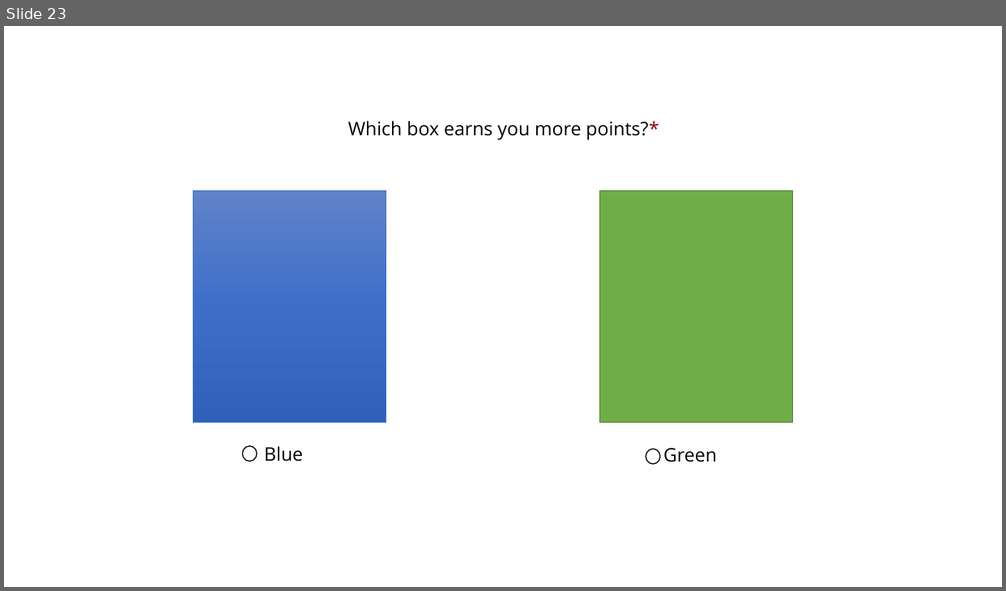
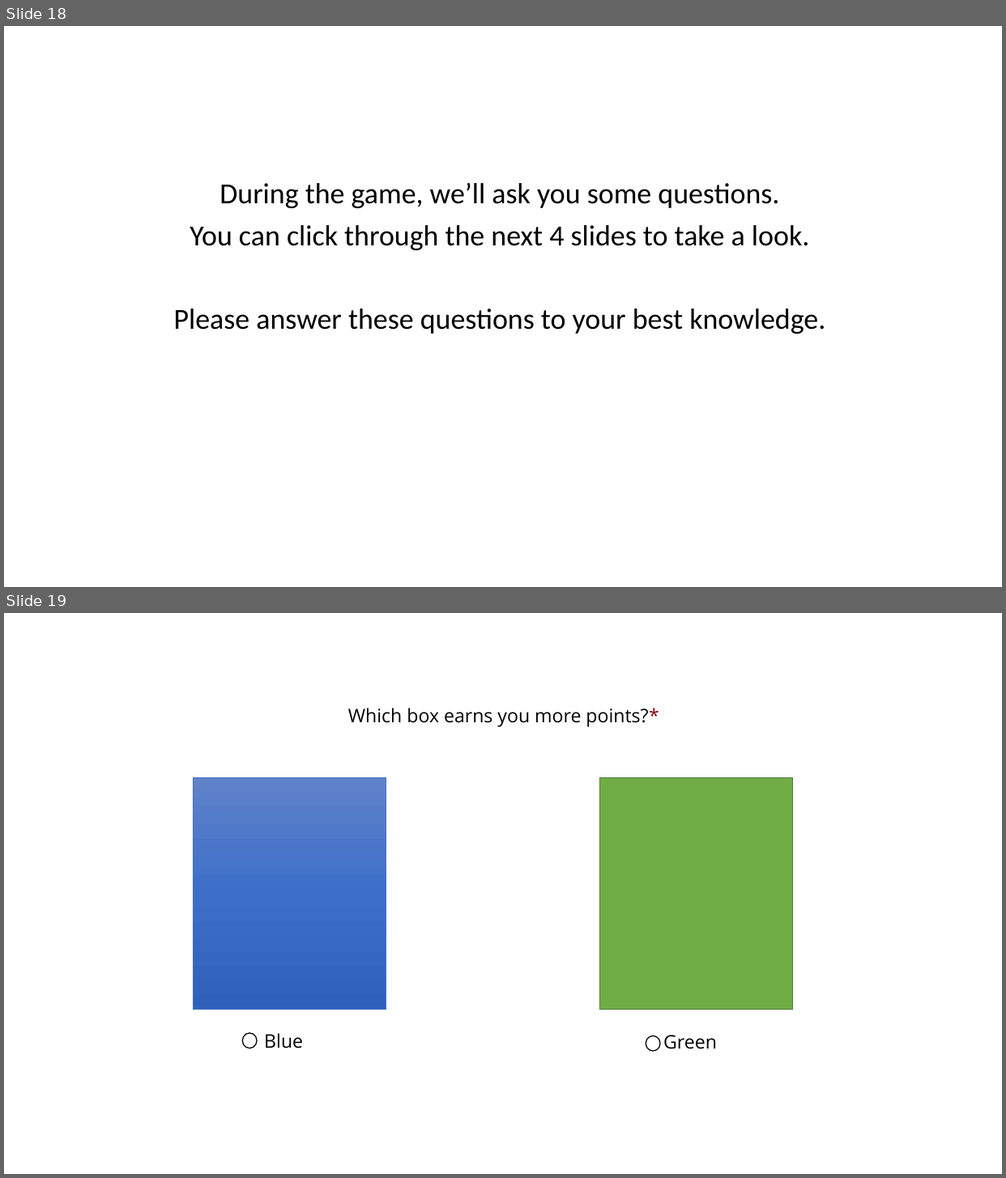
Before and after one commit to LillianXu2019/LUX-RL, a slide deck: images/task_instructions_lux.pptx. Shown one above the other, each under a label of ours: slide 23 before the commit, slides 18 and 19 after it. The pictures are 1006x591 and 1006x1178 pixels, drawn with LibreOffice and Linux fonts; fonts in the diff are those of the drawing. Boxes give left, top, right and bottom in pixels: in the first picture for what was removed or moved away, otherwise in the second. Text is boxed around its words. In the diff, an @@ line names an element or a change of style, - is before the commit and + after.

Commit message:
add manipulation question instructions

```diff
--- a/images/task_instructions_lux.pptx
+++ b/images/task_instructions_lux.pptx
@@ slide 18 added at [4, 26, 1002, 587], background #FFFFFF @@
@@ text added at [174, 183, 825, 334], 28 pt, text #000000 @@
+During the game, we’ll ask you some questions.
+You can click through the next 4 slides to take a look.
+Please answer these questions to your best knowledge.
@@ what was slide 23 is now slide 19 @@
```
Also in this commit, not shown: 4 slides changed, 6 other slides added, 1 slide removed, 12 other files.
